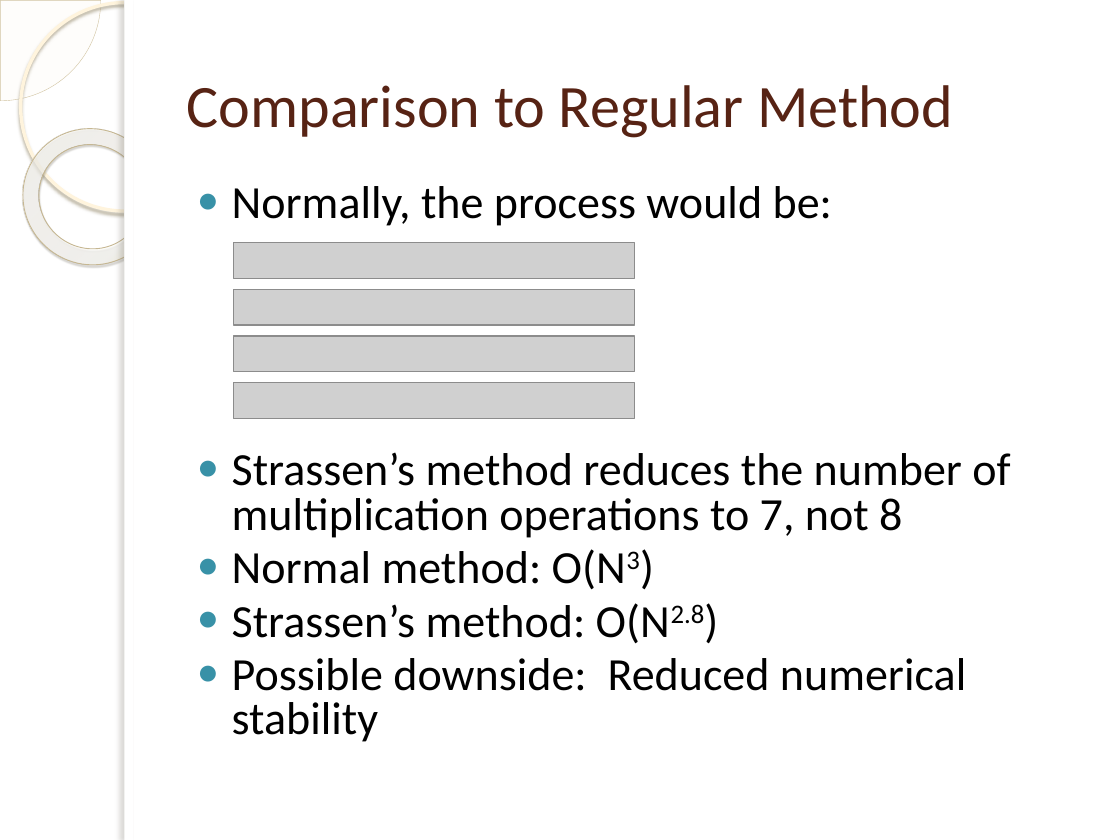
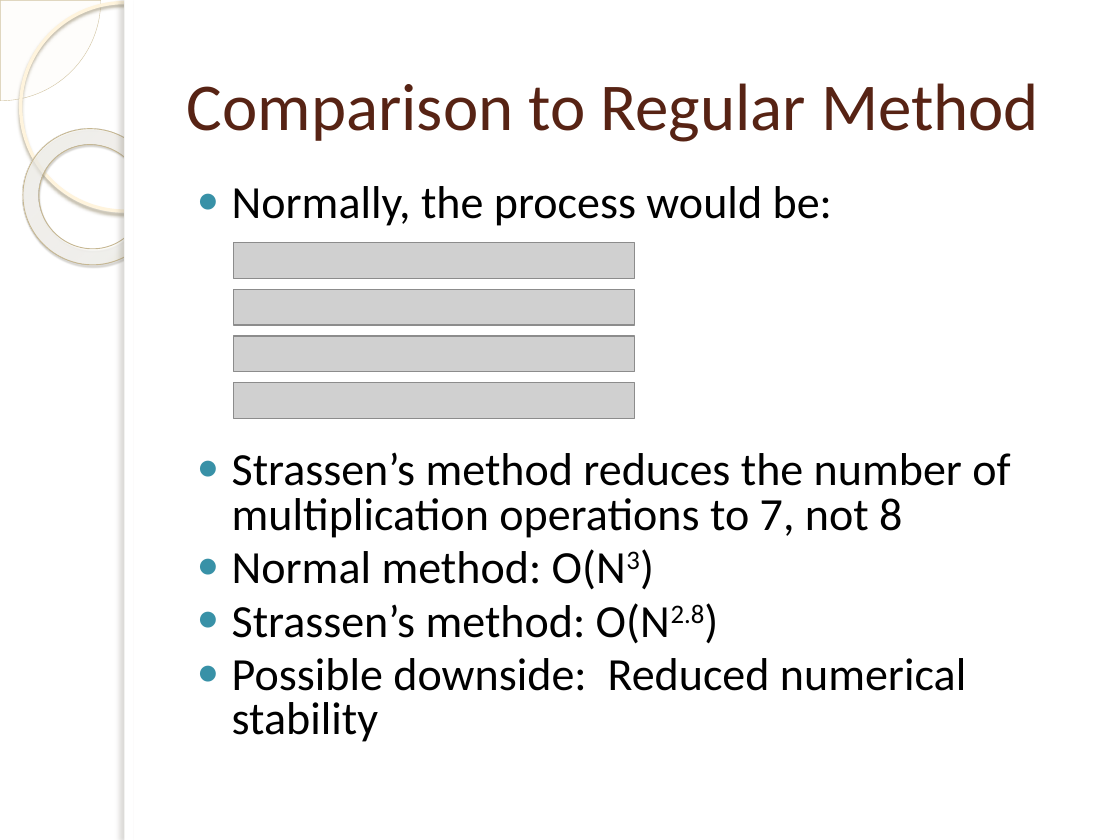
Before and after one commit to pruthvishetty/strassen, a slide deck: slide 5 of Strassen Multiplication Algorithm.pptx. Drawn at 1120x840 pixels with LibreOffice and Linux fonts; fonts in the diff are those of the drawing; grey boxes stand for pictures; background and template pictures are left out. Boxes give left, top, right and bottom in pixels: in the first picture for what was removed or moved away, otherwise in the second. Text is boxed around its words. In the diff, an @@ line names an element or a change of style, - is before the commit and + after.

```diff
--- a/Strassen Multiplication Algorithm.pptx
+++ b/Strassen Multiplication Algorithm.pptx
@@ title "Comparison to Regular Method" at <box>187,83,1039,142</box>: size 38.7 to 43 pt @@
```
Also in this commit, not shown: 3 other slides changed.
